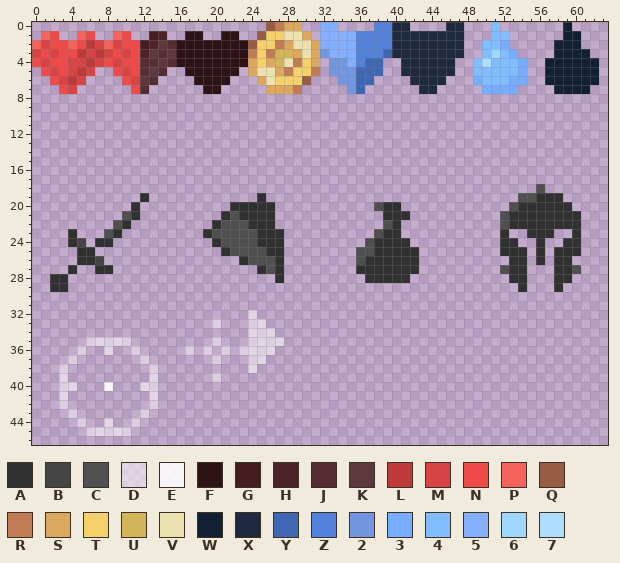
A pixel-art file gets an edit: PixelEngine/res/sprites/ui.aseprite. That is the earlier state.
64x64 pixels, 1 frame. Colours within 5 levels of each other are drawn and written as one. Shown: x 0..63, y 0..46.
Palette (. is transparent): A #313131  B #454545  C #505050  D #ffffff82  E #ffffffe0  F #2e1316  G #451d21  H #4e2229  J #552d33  K #5e383e  L #bd3a3a  M #d84343  N #ee4a4a  P #f5635d  Q #965c44  R #c17c55  S #dca75e  T #f4d16b  U #d2b459  V #ede2af  W #122034  X #1f293f  Y #4067b4  Z #5481da  2 #7296df  3 #76adff  4 #82beff  5 #84afff  6 #9fd7ff  7 #afddff
Pixels before (only the part around the change), first column x 18:
29 .....................
30 .....................
31 .....................
32 ......D..............
33 ..D...DD.............
34 ......DDD............
35 ..D...DDDD...........
36 .D.D.DDDD............
37 ..D...DD.............
38 ......D..............
39 ..D..................
40 .....................
41 .....................
42 .....................
43 .....................
44 .....................
45 .....................
46 .....................
After:
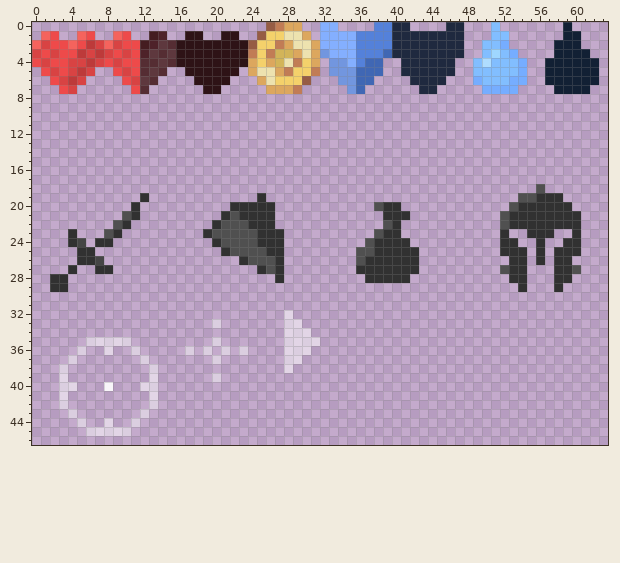
What changed:
Changed rows in their new state; - is an unchanged pixel.
first column x 24:
32 .---D---
33 ..--DD--
34 ...-DDD-
35 ....DDDD
36 ...-DDD-
37 ..--DD--
38 .---D---
Pixel boxes of the changes (left, top, right, bottom) in both pictures:
changed: (248, 310, 320, 373)
